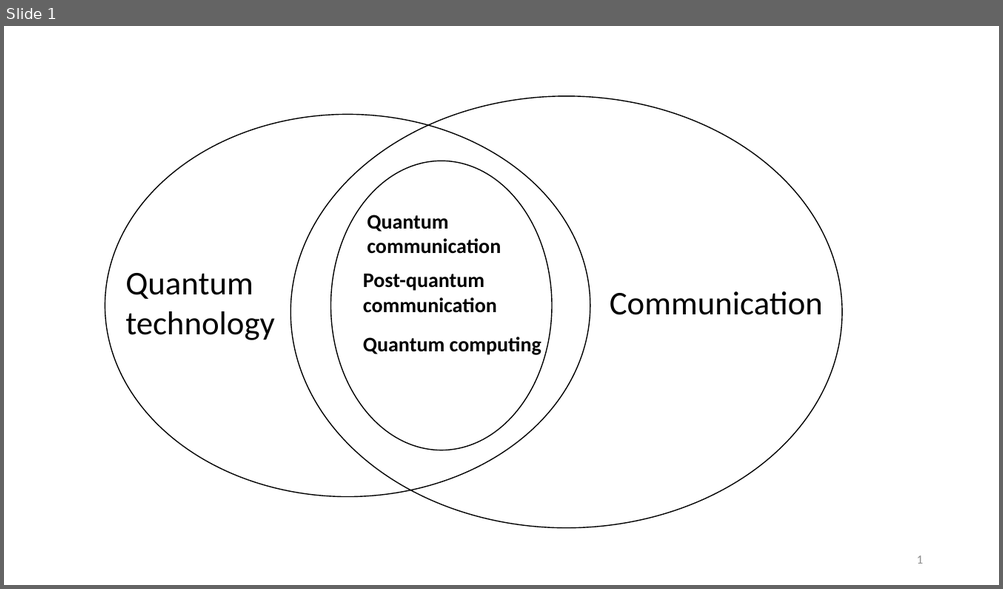
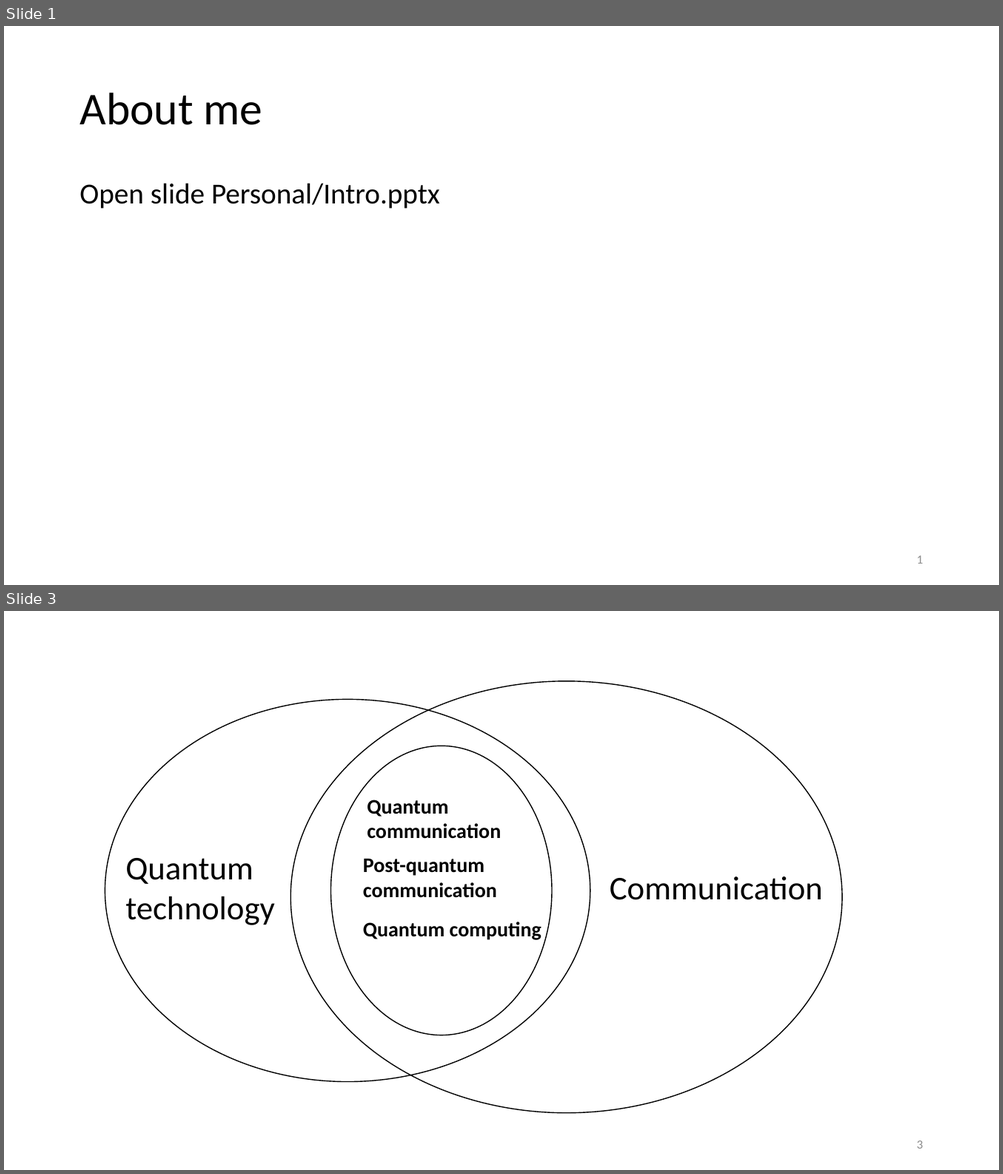
Before and after one commit to vutuanhai237/CourseMaterialsUIT, a slide deck: Cao học - NT2303/Quantum & security.pptx. Shown one above the other, each under a label of ours: slide 1 before the commit, slides 1 and 3 after it; the slides between them are not shown. The pictures are 1003x589 and 1003x1174 pixels, drawn with LibreOffice and Linux fonts; fonts in the diff are those of the drawing. Boxes give left, top, right and bottom in pixels: in the first picture for what was removed or moved away, otherwise in the second. Text is boxed around its words. In the diff, an @@ line names an element or a change of style, - is before the commit and + after.

```diff
--- a/Cao học - NT2303/Quantum & security.pptx
+++ b/Cao học - NT2303/Quantum & security.pptx
@@ slide 1 added at [4,26,999,585], background #FFFFFF @@
@@ title added at [79,93,263,125], 44 pt, text #000000 @@
+About me
@@ text added at [79,183,440,209], 28 pt, text #000000 @@
+Open slide Personal/Intro.pptx
@@ page number added at [916,556,922,564], 12 pt, text #8C8C8C @@
+1
@@ what was slide 1 is now slide 3 @@
@@ page number at [916,1141,922,1149]: text changed @@
-1
+3
```
Also in this commit, not shown: 1 other slide added, 7 other files.
